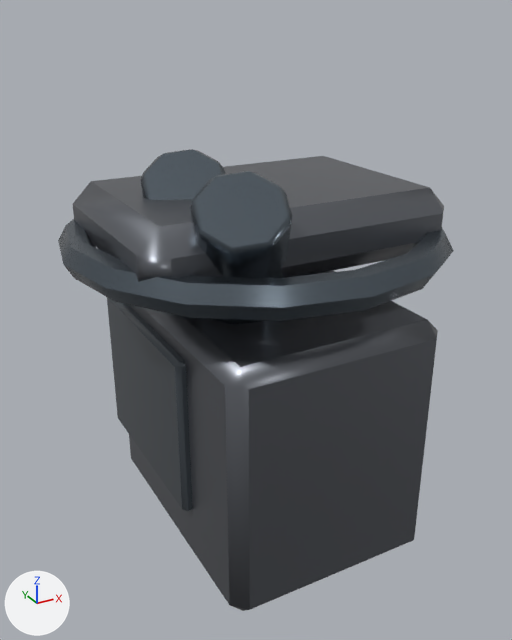
One commit to the FBX model unity/RogueCommandAssetAuthoring/Assets/RogueCommandExpansionSample/VisualModules/Source/RCLModule_sentinel_relay_stealth_void_composite.fbx: the scene before it, then after it.
Camera for both pictures: a 50 mm camera at (-0.356, -0.63, 0.423) aimed at (-0.005, 0.009, 0.104). Arrows for +X, +Y and +Z are at lower left; the lights stay in place. The first picture is the older version.

Objects in the first picture: 'RCLModule_sentinel_relay_stealth_void_composite_Batch_RCLModu', 'RCLModule_sentinel_relay_stealth_void_composite_Batch_RCLModul', 'RCLModule_sentinel_relay_stealth_void_composite_Batch_RCLModule'.
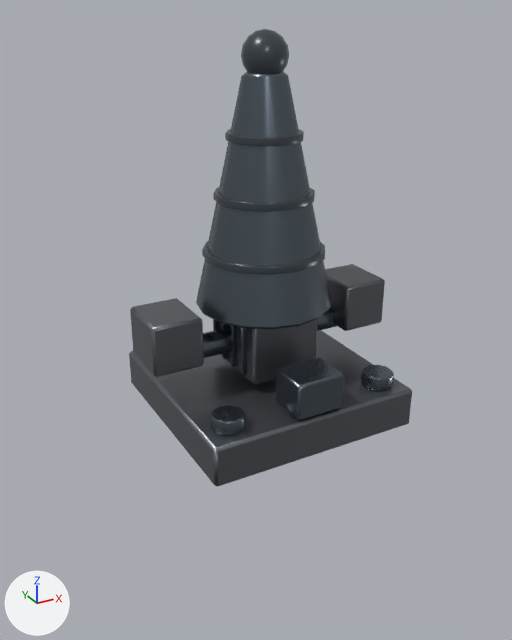
Location of each change, (x1, y1, x2, y2) in pixels of the pictures (512 x 640 px; the box of a moved part takes in the faces that stretch with it):
'RCLModule_sentinel_relay_stealth_void_composite_Batch_RCLModule', reshaped, moved (24% narrower, 51% shorter): before (72, 156, 444, 611); after (129, 264, 412, 487)
'RCLModule_sentinel_relay_stealth_void_composite_Batch_RCLModul', reshaped, moved: before (107, 297, 193, 511); after (196, 72, 394, 436)
'RCLModule_sentinel_relay_stealth_void_composite_Batch_RCLModu', reshaped, moved: before (58, 149, 454, 324); after (202, 29, 325, 275)
part 2 of me_cube_142, moved or reshaped: before (129, 271, 438, 611); after (130, 298, 204, 377)
part 3 of me_cube_142, added: after (325, 264, 385, 331)
part 4 of me_cube_142, added: after (129, 330, 412, 487)
part 5 of me_cube_142, added: after (219, 319, 318, 385)
part 6 of me_cube_142, deleted: before (72, 156, 444, 282)
part 7 of me_cylinder_353, added: after (241, 29, 289, 73)
part 8 of me_cylinder_353, added: after (202, 241, 325, 275)
part 9 of me_cylinder_353, added: after (213, 187, 315, 212)
part 10 of me_cylinder_353, added: after (225, 129, 304, 146)
part 11 of me_cylinder_353, deleted: before (58, 149, 454, 324)

The change, as a list of edits to the scene's bpy script:
```text
Change me_cube_142:
    remove me_cube_142.from_pydata(...)  # 48 vertices, 52 faces; spans x -0.17..0.17, y -0.16..0.16, z -0.14..0.255
    add me_cube_142.from_pydata(...)  # 96 vertices, 104 faces; spans x -0.143..0.143, y -0.12..0.12, z -0.023..0.117
    me_cube_142 part 2: the loose piece of 24 vertices spanning x -0.12..0.12, y -0.16..0.16, z -0.14..0.14 is scaled about its middle by (0.232, 0.203, 0.196), then moved by (-0.115, 0.0, 0.09)
    me_cube_142 part 3: the loose piece of 24 vertices spanning x -0.12..0.12, y -0.16..0.16, z -0.14..0.14 is copied, and the copy is scaled about its middle by (0.232, 0.203, 0.196), then moved by (0.115, 0.0, 0.09); it spans x 0.088..0.143, y -0.032..0.032, z 0.062..0.117
    me_cube_142 part 4: a new loose piece of 24 vertices spanning x -0.12..0.12, y -0.12..0.12, z -0.023..0.023, in mat_rclmodulematerial__stealth_void_composite__primaryarmor_001 (grey #6c6f76)
    me_cube_142 part 5: a new loose piece of 24 vertices spanning x -0.04..0.04, y -0.05..0.05, z 0.034..0.104, in mat_rclmodulematerial__stealth_void_composite__primaryarmor_001 (grey #6c6f76)
    me_cube_142 part 6: the loose piece of 24 vertices spanning x -0.17..0.17, y -0.105..0.135, z 0.185..0.255 is deleted
Change me_cylinder_353:
    remove me_cylinder_353.from_pydata(...)  # 192 vertices, 196 faces; spans x -0.148..0.268, y -0.128..0.288, z -0.094..0.094
    remove me_cylinder_353.materials.append(mat_rclmodulematerial__stealth_void_composite__gunmetal_001)  # greyish blue #656f79
    add me_cylinder_353.from_pydata(...)  # 374 vertices, 322 faces; spans x -0.135..0.135, y -0.066..0.066, z -0.095..0.219
    me_cylinder_353 part 7: a new loose piece, a UV sphere (12 segments, 8 rings, poles along z) spanning x -0.023..0.023, y -0.023..0.023, z 0.172..0.219, in mat_rclmodulematerial__stealth_void_composite__accent_001 (dark grey #3f454b)
    me_cylinder_353 part 8: a new loose piece of 64 vertices spanning x -0.066..0.066, y -0.066..0.066, z -0.004..0.004, in mat_rclmodulematerial__stealth_void_composite__accent_001 (dark grey #3f454b)
    me_cylinder_353 part 9: a new loose piece of 64 vertices spanning x -0.052..0.052, y -0.052..0.052, z 0.056..0.064, in mat_rclmodulematerial__stealth_void_composite__accent_001 (dark grey #3f454b)
    me_cylinder_353 part 10: a new loose piece of 64 vertices spanning x -0.039..0.039, y -0.039..0.039, z 0.116..0.124, in mat_rclmodulematerial__stealth_void_composite__accent_001 (dark grey #3f454b)
    me_cylinder_353 part 11: 192 vertices removed from x -0.148..0.268, y -0.128..0.288, z -0.094..0.094
    other edits to the shape of me_cylinder_353 do not show in these pictures
    add me_cylinder_353.materials.append(mat_rclmodulematerial__stealth_void_composite__accent_001)  # dark grey #3f454b
Change me_cube_143:
    remove me_cube_143.from_pydata(...)  # 24 vertices, 26 faces; spans x -0.01..0.01, y -0.11..0.11, z -0.09..0.09
    remove me_cube_143.materials.append(mat_rclmodulematerial__stealth_void_composite__accent_001)  # dark grey #3f454b
    add me_cube_143.from_pydata(...)  # 556 vertices, 566 faces; spans x -0.019..0.202, y -0.027..0.2, z -0.008..0.314
    me_cube_143 part 1: 24 vertices removed from x -0.01..0.01, y -0.11..0.11, z -0.09..0.09; 556 vertices added at x -0.019..0.202, y -0.027..0.2, z -0.008..0.314
    add me_cube_143.materials.append(mat_rclmodulematerial__stealth_void_composite__gunmetal_001)  # greyish blue #656f79
Change ob_rclmodule_sentinel_relay_stealth_void_composite_batch_rclmodule:
    ob_rclmodule_sentinel_relay_stealth_void_composite_batch_rclmodule.location: (0.0, 0.0, 0.0) -> (0.0, 0.0, 0.022)
Change ob_rclmodule_sentinel_relay_stealth_void_composite_batch_rclmodu:
    ob_rclmodule_sentinel_relay_stealth_void_composite_batch_rclmodu.location: (-0.06, -0.06, 0.2) -> (0.0, 0.0, 0.187)
Change ob_rclmodule_sentinel_relay_stealth_void_composite_batch_rclmodul:
    ob_rclmodule_sentinel_relay_stealth_void_composite_batch_rclmodul.location: (-0.12, 0.05, 0.02) -> (-0.091, -0.091, 0.053)
```
